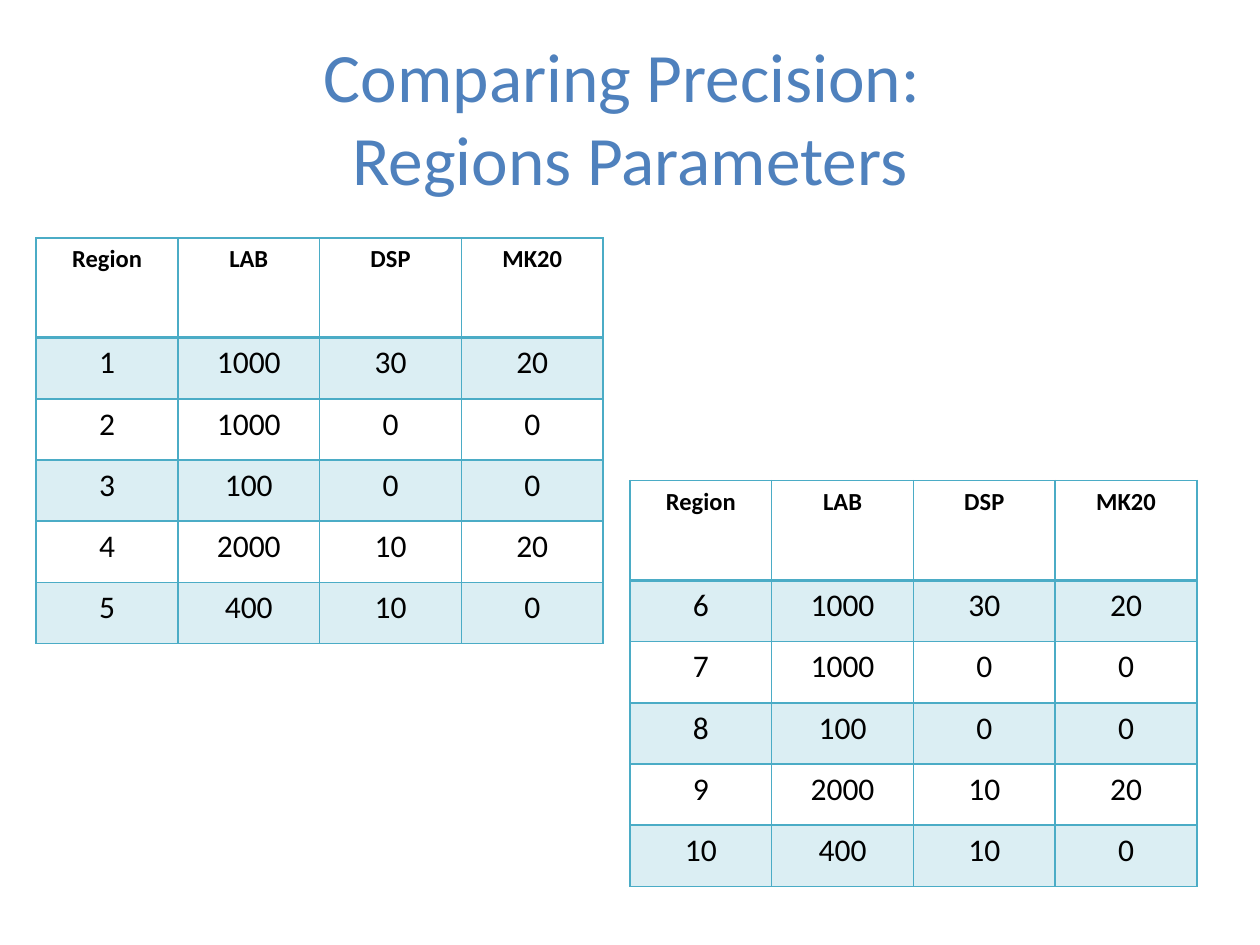
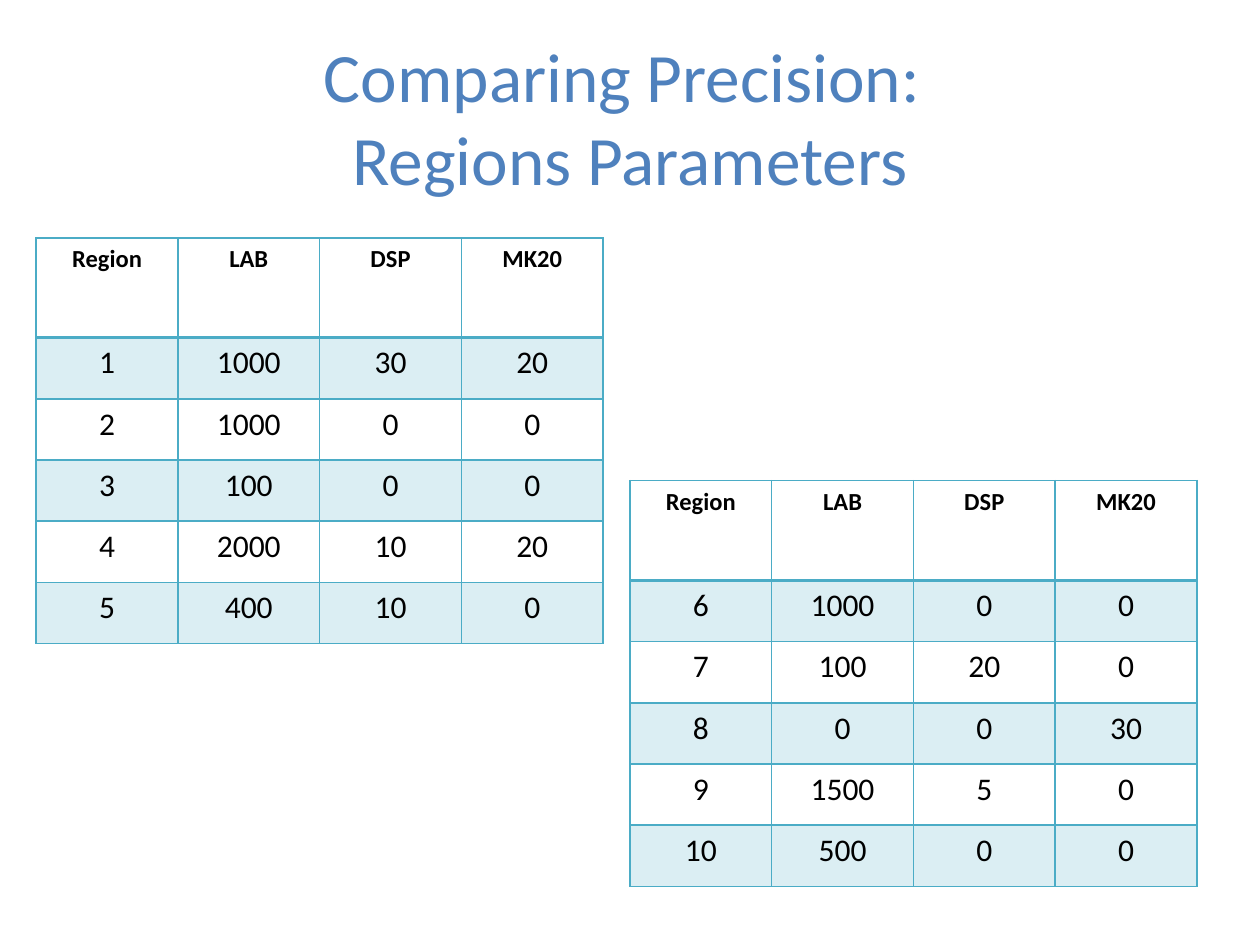
Before and after one commit to andreino7/FloorPlacer, a slide deck: slide 14 of ResultPresentation.pptx. Drawn at 1260x945 pixels with LibreOffice and Linux fonts; fonts in the diff are those of the drawing. Boxes give left, top, right and bottom in pixels: in the first picture for what was removed or moved away, otherwise in the second. Text is boxed around its words. In the diff, an @@ line names an element or a change of style, - is before the commit and + after.

```diff
--- a/ResultPresentation.pptx
+++ b/ResultPresentation.pptx
@@ table at (630,480,1194,886) @@
-row 2, column 3: 30
+row 2, column 3: 0
-row 2, column 4: 20
+row 2, column 4: 0
-row 3, column 2: 1000
+row 3, column 2: 100
-row 3, column 3: 0
+row 3, column 3: 20
-row 4, column 2: 100
+row 4, column 2: 0
-row 4, column 4: 0
+row 4, column 4: 30
-row 5: 9 | 2000 | 10 | 20
+row 5: 9 | 1500 | 5 | 0
-row 6, column 2: 400
+row 6, column 2: 500
-row 6, column 3: 10
+row 6, column 3: 0
```
Also in this commit, not shown: 1 other slide changed, 1 slide added, 11 other files.
